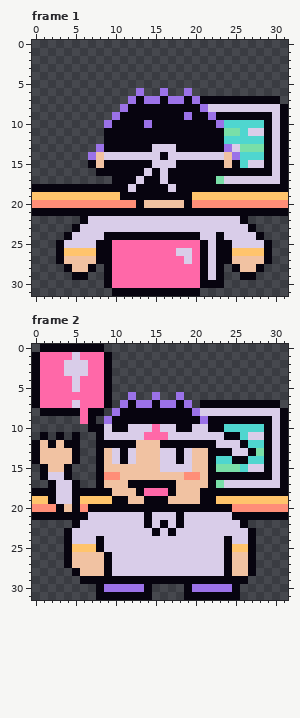
Two versions of one pixel-art file, art/cast/hypno/implement-floor.aseprite. The picture above is the old version.
32x32 pixels, 2 frames. Shown: frame 1, frame 2.
The result:
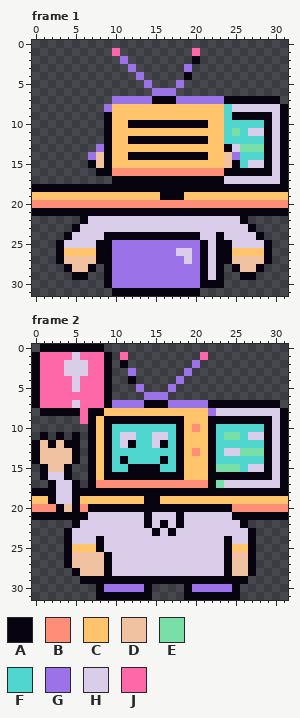
Palette (. is transparent): A #07040f  B #ff8e78  C #ffc46c  D #f1c2a2  E #79dfa8  F #4fd6cf  G #9b72e8  H #d9cde9  J #ff68a8
The edit:
Changed rows in their new state; - is an unchanged pixel.
Frame 1, layers "head", "chair-over":
first column x 9:
 1 -J---------J----
 2 --G--------A----
 3 ---G------G-----
 4 ----G-----A-----
 5 -----G---G------
 6 ----.-G-G-.-----
 7 -GG-G-A-A-G-GGG-
 8 GCCCCCCCCCCCCCCF
 9 ACCCCCCCCCCCCCCF
10 ACC--A-------CC-
11 -CCCCCCCCCCCCCCF
12 -CC----------CC-
13 -CCCCCCCCCCCCCCA
14 ACCAAAA-AAAAACC-
15 -CCCCCCCCCCCCCC-
16 -BBBBBBBBBBBBBB-
17 ----A--A------A-
18 ---A----A-------
19 --CCCCC---C-----
20 ----BBBBBBB-----
first column x 10:
25 GGGGGGGGGGG
26 GGGGGGGG--G
27 GGGGGGGGG-G
28 GGGGGGGGGGG
29 GGGGGGGGGGG
30 GGGGGGGGGGG
Frame 2, layer "head":
first column x 7:
 1 ----J---------J------
 2 ----A--------G-------
 3 -----G------G--------
 4 -----A-----G---------
 5 ------G---G----------
 6 -----.-G-G-.---------
 7 ---G-G-A-A-G-GG------
 8 --CCCCCCCCCCCCCG-----
 9 -CA---------CCC------
10 -CAFFFFFFFF-CBC-F----
11 ACAF--FFHHFACCCAFEE--
12 AC-FH-FFH-F-CCC-FFFF-
13 ACAFFFFFFFF-CBC-FH-EE
14 ACAF-FFFFAF-CCC---FF-
15 ACAFFAAAAFFACCC------
16 ACAAAAAAAAAACCC------
17 ABBBBBBBBBBBBBB------
18 ---AAA-AAA-AAA-------
19 ---CCCC--CCCCCCC-----
Boxes around the changes in both pictures, in picture pixels (x1, y1, x2, y2):
changed: (104, 48, 232, 208)
changed: (112, 240, 200, 288)
changed: (88, 352, 256, 504)
